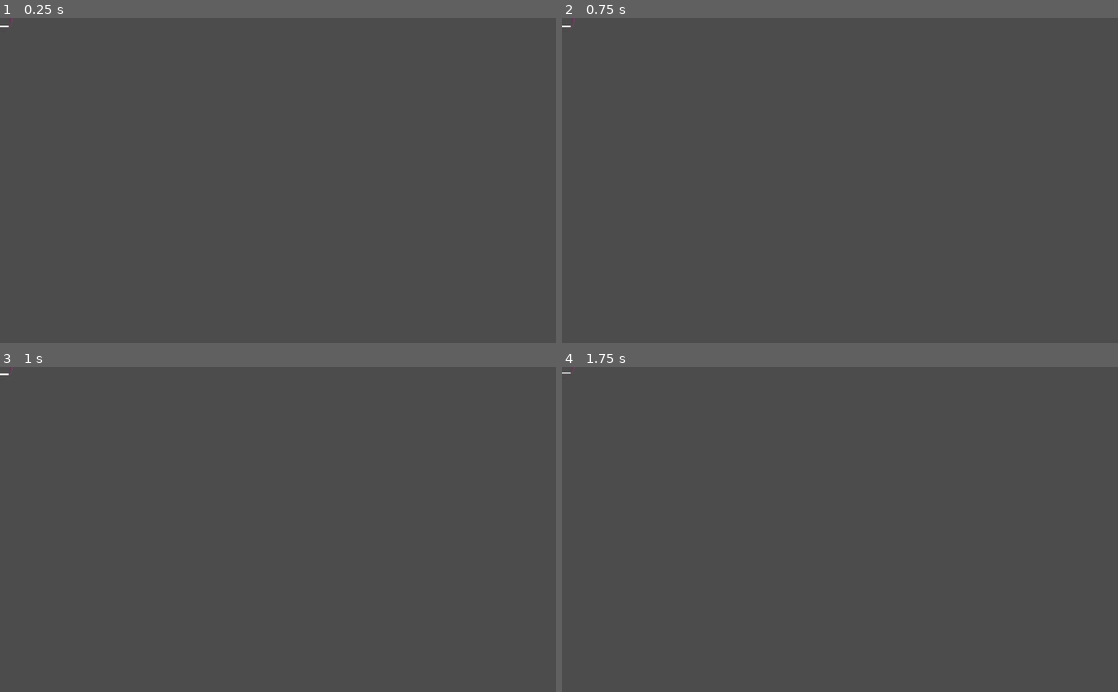
Above: before the commit, frames 1-4 (two rows, left to right).
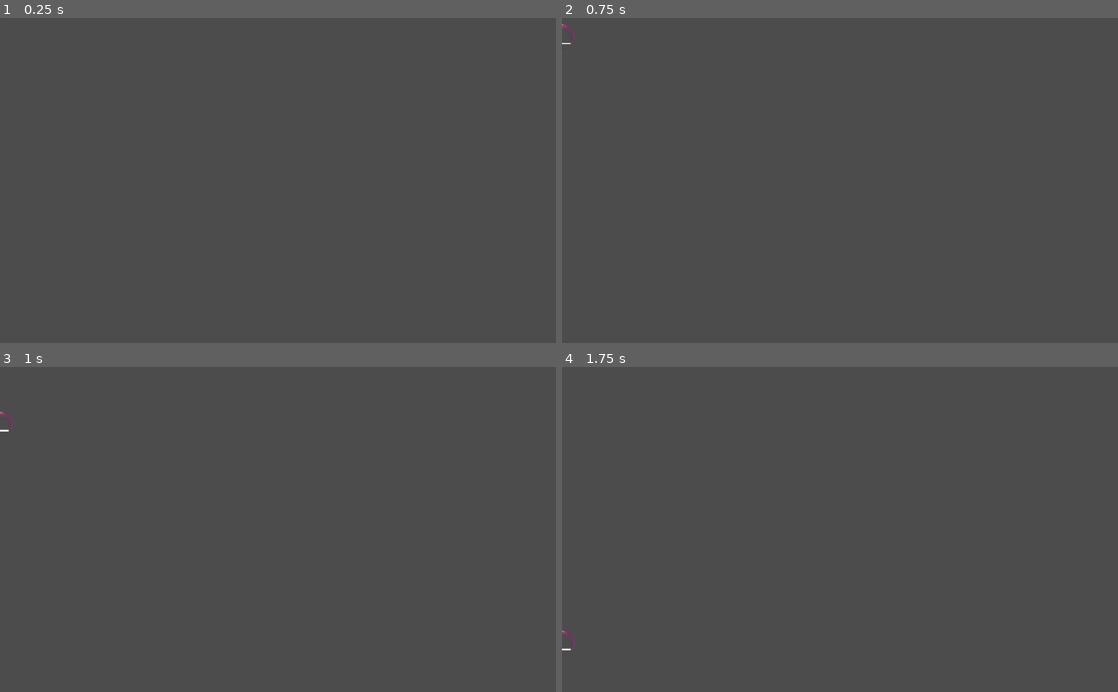
Above: after the commit, the same moments.

Repository: XanMarta/godot-game-battlefield
Game: Godot game, scene res://src/Item/Bubble.tscn
Same seed, same stepped clock (60 frames per second), same inputs: the game is played once before the commit and once after it. This scene is started directly instead of the project's main scene.
Inputs:
- Up to frame 1 (0.25 s): no input
- Up to frame 2 (0.75 s): tap Enter at 0.5 s
- Up to frame 3 (1 s): no input
- Up to frame 4 (1.75 s): no input

The runs differ from the first frame. In frame 1, less than 0.1% of the frame differs, in the area x 0-3%, y 0-4%; in frame 2, less than 0.1%; in frame 3, less than 0.1%, in the area x 0-3%, y 0-20%; in frame 4, less than 0.1%.

Commit message:
Add bubble kinematicbody. Add bubble lifetime and disappear

Diff:
--- a/src/Actor/Player.gd
+++ b/src/Actor/Player.gd
@@ -69,7 +69,7 @@
 	else:
 		if gun_hand.get_child_count() > 0:
 			drop()
-		var new_gun = current_bubble.take_gun()
+		var new_gun = current_bubble.get_parent().take_gun()
 		gun_hand.add_child(new_gun)
 		player.turn_gun()
 
--- a/src/Item/Bubble.gd
+++ b/src/Item/Bubble.gd
@@ -1,4 +1,19 @@
-extends Area2D
+extends KinematicBody2D
+
+
+var velocity = Vector2.ZERO
+var gravity_fix = 0.5
+
+
+func _ready():
+	velocity.y = -150.0
+	$LifeTimer.start()
+
+
+func _physics_process(delta):
+	velocity.x = 0.0
+	velocity.y += GameData.gravity * delta * gravity_fix
+	velocity = move_and_slide(velocity)
 
 
 
@@ -15,7 +30,7 @@
 	$Bubble/Gun.remove_child(gun)
 	$Bubble/BulletBar.visible = false
 	$AnimationPlayer.play("disappear")
-	monitorable = false
+	disappear()
 	return gun
 
 
@@ -23,3 +38,13 @@
 	$Bubble/Gun.add_child(gun)
 	$Bubble/BulletBar.max_value = gun.capacity
 	$Bubble/BulletBar.value = gun.bullet
+	$Label.text = gun.gun_name
+
+
+func disappear():
+	$PlayerDetect.monitorable = false
+	$Label.visible = false
+
+
+func _on_LifeTimer_timeout():
+	$AnimationPlayer.play("flashing")
--- a/src/Item/Bubble.tscn
+++ b/src/Item/Bubble.tscn
@@ -7,6 +7,48 @@
 
 [sub_resource type="CircleShape2D" id=1]
 radius = 23.4681
+
+[sub_resource type="Animation" id=4]
+resource_name = "close"
+length = 0.7
+tracks/0/type = "value"
+tracks/0/path = NodePath("Bubble:scale")
+tracks/0/interp = 1
+tracks/0/loop_wrap = true
+tracks/0/imported = false
+tracks/0/enabled = true
+tracks/0/keys = {
+"times": PoolRealArray( 0, 0.7 ),
+"transitions": PoolRealArray( 1, 1 ),
+"update": 0,
+"values": [ Vector2( 1, 1 ), Vector2( 0.1, 0.1 ) ]
+}
+tracks/1/type = "value"
+tracks/1/path = NodePath("Bubble:modulate")
+tracks/1/interp = 1
+tracks/1/loop_wrap = true
+tracks/1/imported = false
+tracks/1/enabled = true
+tracks/1/keys = {
+"times": PoolRealArray( 0, 0.7 ),
+"transitions": PoolRealArray( 1, 1 ),
+"update": 0,
+"values": [ Color( 1, 1, 1, 1 ), Color( 1, 1, 1, 0 ) ]
+}
+tracks/2/type = "method"
+tracks/2/path = NodePath(".")
+tracks/2/interp = 1
+tracks/2/loop_wrap = true
+tracks/2/imported = false
+tracks/2/enabled = true
+tracks/2/keys = {
+"times": PoolRealArray( 0.7 ),
+"transitions": PoolRealArray( 1 ),
+"values": [ {
+"args": [  ],
+"method": "queue_free"
+} ]
+}
 
 [sub_resource type="Animation" id=2]
 resource_name = "disappear"
@@ -50,6 +92,50 @@
 } ]
 }
 
+[sub_resource type="Animation" id=5]
+resource_name = "flashing"
+length = 3.0
+tracks/0/type = "value"
+tracks/0/path = NodePath("Bubble:modulate")
+tracks/0/interp = 1
+tracks/0/loop_wrap = true
+tracks/0/imported = false
+tracks/0/enabled = true
+tracks/0/keys = {
+"times": PoolRealArray( 0, 0.5, 1, 1.5, 2, 2.5, 3 ),
+"transitions": PoolRealArray( 1, 1, 1, 1, 1, 1, 1 ),
+"update": 0,
+"values": [ Color( 1, 1, 1, 1 ), Color( 1, 1, 1, 0 ), Color( 1, 1, 1, 1 ), Color( 1, 1, 1, 0 ), Color( 1, 1, 1, 1 ), Color( 1, 1, 1, 0 ), Color( 1, 1, 1, 1 ) ]
+}
+tracks/1/type = "method"
+tracks/1/path = NodePath("AnimationPlayer")
+tracks/1/interp = 1
+tracks/1/loop_wrap = true
+tracks/1/imported = false
+tracks/1/enabled = true
+tracks/1/keys = {
+"times": PoolRealArray( 3 ),
+"transitions": PoolRealArray( 1 ),
+"values": [ {
+"args": [ "close", -1, 1.0, false ],
+"method": "play"
+} ]
+}
+tracks/2/type = "method"
+tracks/2/path = NodePath(".")
+tracks/2/interp = 1
+tracks/2/loop_wrap = true
+tracks/2/imported = false
+tracks/2/enabled = true
+tracks/2/keys = {
+"times": PoolRealArray( 3 ),
+"transitions": PoolRealArray( 1 ),
+"values": [ {
+"args": [  ],
+"method": "disappear"
+} ]
+}
+
 [sub_resource type="Animation" id=3]
 length = 2.0
 loop = true
@@ -66,11 +152,18 @@
 "values": [ Vector2( 0, 0 ), Vector2( 0, 4.5 ), Vector2( 0, -4.5 ), Vector2( 0, 0 ) ]
 }
 
-[node name="Bubble" type="Area2D"]
+[node name="Bubble" type="KinematicBody2D"]
+collision_layer = 0
+collision_mask = 22
+script = ExtResource( 3 )
+
+[node name="CollisionShape2D" type="CollisionShape2D" parent="."]
+shape = SubResource( 1 )
+
+[node name="PlayerDetect" type="Area2D" parent="."]
 collision_layer = 32
-script = ExtResource( 3 )
-
-[node name="CollisionShape2D" type="CollisionShape2D" parent="."]
+
+[node name="CollisionShape2D2" type="CollisionShape2D" parent="PlayerDetect"]
 shape = SubResource( 1 )
 
 [node name="Bubble" type="Node2D" parent="."]
@@ -99,7 +192,9 @@
 
 [node name="AnimationPlayer" type="AnimationPlayer" parent="."]
 autoplay = "waving"
+anims/close = SubResource( 4 )
 anims/disappear = SubResource( 2 )
+anims/flashing = SubResource( 5 )
 anims/waving = SubResource( 3 )
 
 [node name="Label" type="Label" parent="."]
@@ -112,5 +207,10 @@
 __meta__ = {
 "_edit_use_anchors_": false
 }
-[connection signal="body_entered" from="." to="." method="_on_body_entered"]
-[connection signal="body_exited" from="." to="." method="_on_body_exited"]
+
+[node name="LifeTimer" type="Timer" parent="."]
+wait_time = 10.0
+one_shot = true
+[connection signal="body_entered" from="PlayerDetect" to="." method="_on_body_entered"]
+[connection signal="body_exited" from="PlayerDetect" to="." method="_on_body_exited"]
+[connection signal="timeout" from="LifeTimer" to="." method="_on_LifeTimer_timeout"]
Not shown: 1 places in src/Item/Bubble.tscn that only renumber resources
